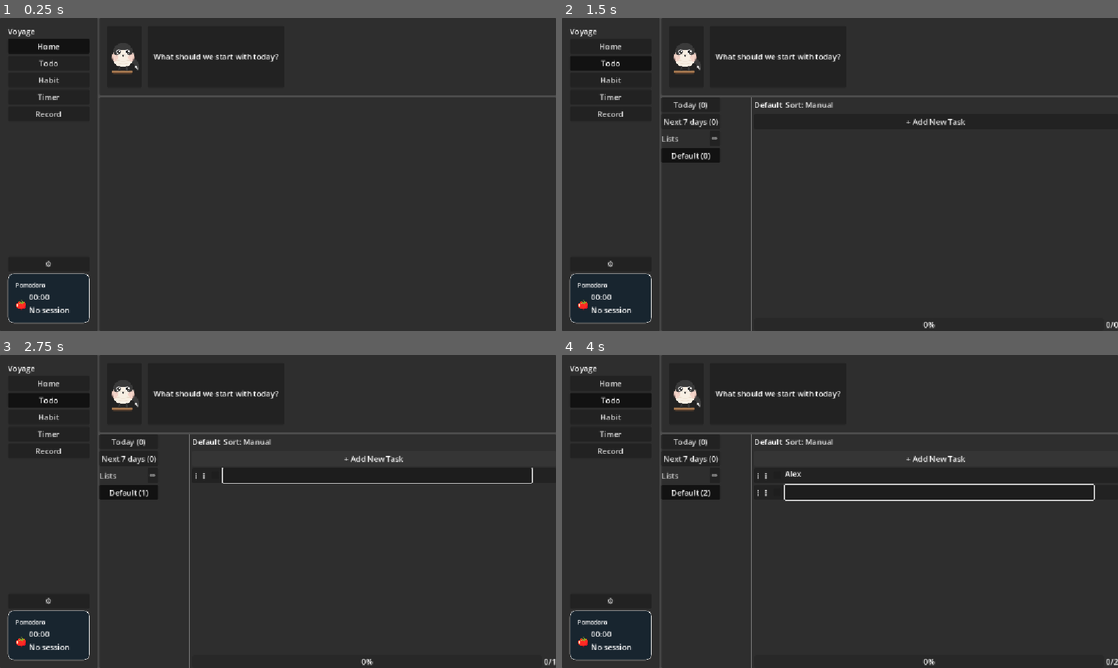
Above: before the commit, frames 1-4 (two rows, left to right).
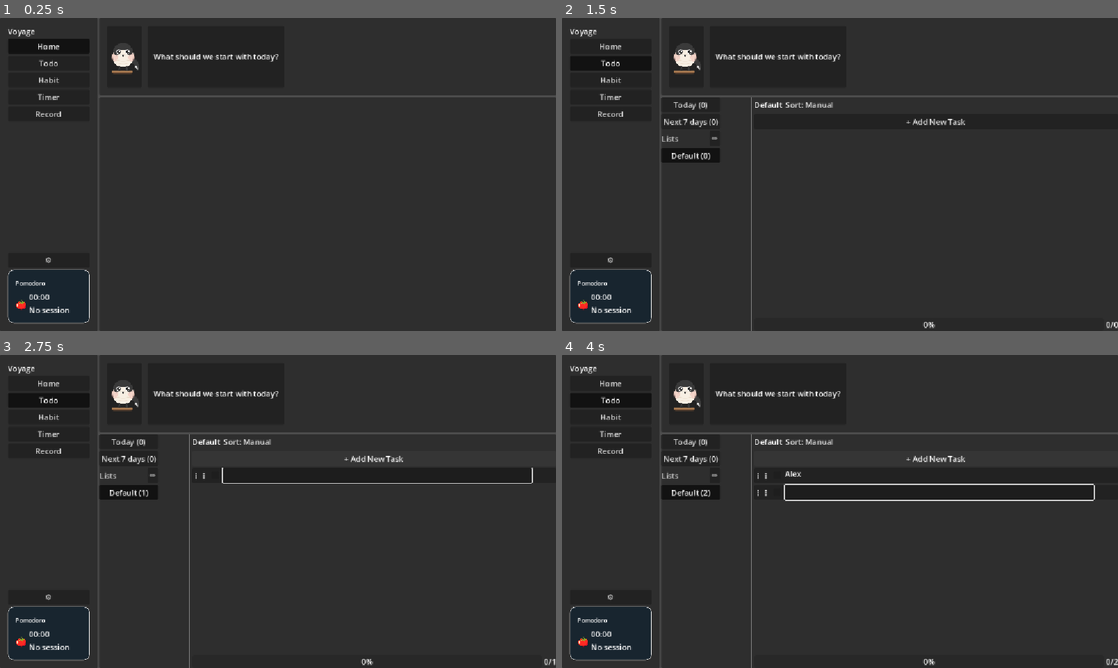
Above: after the commit, the same moments.

Repository: gee03143/voyager
Game: Godot game, scene res://scenes/MainShell.tscn
Same seed, same stepped clock (60 frames per second), same inputs: the game is played once before the commit and once after it. This scene is started directly instead of the project's main scene.
Inputs (mouse positions are in pixels of both pictures, inside the frame that each line leads up to):
- Up to frame 1 (0.25 s): no input
- Up to frame 2 (1.5 s): click "Home" at 0.5 s; click "Todo" at 1.25 s
- Up to frame 3 (2.75 s): click "+ Add New Task" at 2 s
- Up to frame 4 (4 s): click (940, 477) at 2.77 s; type "Alex" at 2.85 s; click "+ Add New Task" at 3.5 s

The runs differ from the first frame. In frame 1, 0.2% of the frame differs, in the area x 1-17%, y 76-87%; in frame 2, 0.2%; in frame 3, 0.2%; in frame 4, 0.2%.

Commit message:
미니 타이머 개선
* 미니 타이머로 최소화, 다시 윈도우로 원상복구 버튼 추가
* 미니 타이머가 마지막 모니터 인덱스를 기억해뒀다가 복구하도록 개선
* 화면 경계에 미니 타이머가 있을 경우 잘못된 모니터에 복구되는 문제 수정

Diff:
--- a/scenes/MainShell.tscn
+++ b/scenes/MainShell.tscn
@@ -80,10 +80,20 @@
 [node name="OuterVBox" type="VBoxContainer" parent="Sidebar/Margin/VBox/MiniTimer" unique_id=46813662]
 layout_mode = 2
 
-[node name="TitleLabel" type="Label" parent="Sidebar/Margin/VBox/MiniTimer/OuterVBox" unique_id=1165944317]
+[node name="Header" type="HBoxContainer" parent="Sidebar/Margin/VBox/MiniTimer/OuterVBox" unique_id=2016835925]
+layout_mode = 2
+
+[node name="TitleLabel" type="Label" parent="Sidebar/Margin/VBox/MiniTimer/OuterVBox/Header" unique_id=1165944317]
 layout_mode = 2
 theme_override_font_sizes/font_size = 12
 text = "CLOCK_POMO_TITLE"
+
+[node name="Togglebutton" type="Button" parent="Sidebar/Margin/VBox/MiniTimer/OuterVBox/Header" unique_id=547565071]
+layout_mode = 2
+size_flags_horizontal = 10
+size_flags_vertical = 4
+theme_override_font_sizes/font_size = 12
+text = "⇲"
 
 [node name="HBox" type="HBoxContainer" parent="Sidebar/Margin/VBox/MiniTimer/OuterVBox" unique_id=1808172107]
 layout_mode = 2
--- a/scripts/display/screen.gd
+++ b/scripts/display/screen.gd
@@ -39,8 +39,8 @@
 	DisplayServer.window_set_size(sz)
 	_center_window(sz)
 
-func _center_window(sz: Vector2i) -> void:
-	var idx := DisplayServer.window_get_current_screen()
+func _center_window(sz: Vector2i, screen_idx: int = -1) -> void:
+	var idx := screen_idx if screen_idx >= 0 else DisplayServer.window_get_current_screen()
 	var rect := DisplayServer.screen_get_usable_rect(idx)
 	DisplayServer.window_set_position(rect.position + (rect.size - sz) / 2)
 
@@ -53,26 +53,22 @@
 func enter_companion() -> void:
 	_pre_companion_window_mode = Save.settings.window_mode
 	_pre_content_scale_size = get_tree().root.content_scale_size
+	var current_screen := DisplayServer.window_get_current_screen()
 
 	DisplayServer.window_set_min_size(Vector2i(0, 0))
 	DisplayServer.window_set_mode(DisplayServer.WINDOW_MODE_WINDOWED)
 	DisplayServer.window_set_flag(DisplayServer.WINDOW_FLAG_ALWAYS_ON_TOP, true)
 	DisplayServer.window_set_flag(DisplayServer.WINDOW_FLAG_BORDERLESS, true)
-	DisplayServer.window_set_flag(DisplayServer.WINDOW_FLAG_TRANSPARENT, true)
-	get_window().transparent = true
-	RenderingServer.set_default_clear_color(Color(0, 0, 0, 0))
 	DisplayServer.window_set_size(COMPANION_SIZE)
 	get_tree().root.content_scale_size = COMPANION_SIZE
-	_restore_companion_position()
+	_restore_companion_position(current_screen)
 
 func exit_companion() -> void:
+	var mini_screen := DisplayServer.window_get_current_screen()
 	_save_companion_position()
 	DisplayServer.window_set_min_size(MAIN_MIN_SIZE)
 	apply_always_on_top()
 
-	get_window().transparent = false
-	RenderingServer.set_default_clear_color(Color(0.1, 0.1, 0.1, 1))
-	DisplayServer.window_set_flag(DisplayServer.WINDOW_FLAG_TRANSPARENT, false)
 	DisplayServer.window_set_flag(DisplayServer.WINDOW_FLAG_BORDERLESS, false)
 	get_tree().root.content_scale_size = _pre_content_scale_size
 
@@ -84,14 +80,13 @@
 		_:
 			DisplayServer.window_set_mode(DisplayServer.WINDOW_MODE_WINDOWED)
 			DisplayServer.window_set_size(Save.settings.window_size)
-			_center_window(Save.settings.window_size)
+			_center_window(Save.settings.window_size, mini_screen)
 	apply_always_on_top()
 
-func _restore_companion_position() -> void:
+func _restore_companion_position(screen_idx: int) -> void:
+	var rect := DisplayServer.screen_get_usable_rect(screen_idx)
 	var pos := Save.settings.companion_position
-	if pos == Vector2i(-1, -1):
-		var idx := DisplayServer.window_get_current_screen()
-		var rect := DisplayServer.screen_get_usable_rect(idx)
+	if pos == Vector2i(-1, -1) or not rect.has_point(pos):
 		pos = Vector2i(
 			rect.position.x + rect.size.x - COMPANION_SIZE.x - 20,
 			rect.position.y + rect.size.y - COMPANION_SIZE.y - 60
--- a/scripts/main_shell.gd
+++ b/scripts/main_shell.gd
@@ -4,8 +4,16 @@
 const HABIT_SCENE := preload("res://scenes/habittracker/HabitTrackerView.tscn")
 const TIMER_SCENE := preload("res://scenes/timer/TimerDashboard.tscn")
 
+const MINI_WIDGET_GROUP := "mini_widget"
+
 @onready var nav_list: VBoxContainer = $Sidebar/Margin/VBox/NavList
 @onready var content_area: PanelContainer = $MainColumn/BodyRow/ContentArea
+
+@onready var sidebar: PanelContainer = $Sidebar
+@onready var sidebar_vbox: VBoxContainer = $Sidebar/Margin/VBox
+@onready var main_column: VBoxContainer = $MainColumn
+@onready var mini_timer: PanelContainer = $Sidebar/Margin/VBox/MiniTimer
+@onready var mini_toggle_button: Button = $Sidebar/Margin/VBox/MiniTimer/OuterVBox/Header/Togglebutton
 
 const CONTENT_SCENES := {
 	1: TODO_SCENE,
@@ -15,11 +23,17 @@
 
 var _nav := ButtonGroupNav.new()
 var _content: Node = null
+var _mini_mode := false
+var _mini_dragging := false
+var _mini_drag_start_mouse := Vector2i.ZERO
+var _mini_drag_start_window := Vector2i.ZERO
+var _empty_style := StyleBoxEmpty.new()
 
 func _ready() -> void:
 	_nav.setup_from(nav_list, false)
 	_nav.selected.connect(_on_nav_selected)
 	_nav.select(0)
+	_init_mini_widget()
 
 func _on_nav_selected(index: int) -> void:
 	if _content != null:
@@ -34,3 +48,58 @@
 		_content.visible = true
 		if _content.has_method("on_shown"):
 			_content.on_shown()
+
+func _init_mini_widget() -> void:
+	mini_timer.add_to_group(MINI_WIDGET_GROUP)
+	mini_timer.gui_input.connect(_on_mini_timer_input)
+	mini_toggle_button.pressed.connect(_on_mini_toggle_pressed)
+	HoverReveal.setup(mini_timer, [mini_toggle_button])
+	Clock.pomodoro.session_completed.connect(_on_mini_session_completed)
+	Clock.timer.timer_finished.connect(_on_mini_session_completed)
+
+func _on_mini_toggle_pressed() -> void:
+	if _mini_mode:
+		_exit_mini_widget()
+	else:
+		_enter_mini_widget()
+
+func _on_mini_timer_input(event: InputEvent) -> void:
+	if event is InputEventMouseButton and event.button_index == MOUSE_BUTTON_LEFT:
+		if event.pressed:
+			_mini_drag_start_mouse = DisplayServer.mouse_get_position()
+			_mini_drag_start_window = DisplayServer.window_get_position()
+			_mini_dragging = _mini_mode
+		else:
+			_mini_dragging = false
+	elif event is InputEventMouseMotion and _mini_dragging:
+		var delta := DisplayServer.mouse_get_position() - _mini_drag_start_mouse
+		DisplayServer.window_set_position(_mini_drag_start_window + delta)
+
+func _set_sidebar_normal_visible(value: bool) -> void:
+	for child in sidebar_vbox.get_children():
+		if not child.is_in_group(MINI_WIDGET_GROUP):
+			child.visible = value
+
+func _enter_mini_widget() -> void:
+	_mini_mode = true
+	_set_sidebar_normal_visible(false)
+	main_column.visible = false
+	mini_toggle_button.text = "↩"
+	sidebar_vbox.alignment = BoxContainer.ALIGNMENT_CENTER
+	sidebar.size_flags_horizontal = Control.SIZE_EXPAND_FILL
+	sidebar.add_theme_stylebox_override("panel", _empty_style)
+	Screen.enter_companion()
+
+func _exit_mini_widget() -> void:
+	_mini_mode = false
+	Screen.exit_companion()
+	sidebar.size_flags_horizontal = Control.SIZE_FILL
+	sidebar_vbox.alignment = BoxContainer.ALIGNMENT_BEGIN
+	sidebar.remove_theme_stylebox_override("panel")
+	mini_toggle_button.text = "⇲"
+	main_column.visible = true
+	_set_sidebar_normal_visible(true)
+
+func _on_mini_session_completed() -> void:
+	if _mini_mode and Save.settings.auto_exit_companion:
+		_exit_mini_widget()
--- a/scripts/timer/mini_timer.gd
+++ b/scripts/timer/mini_timer.gd
@@ -1,6 +1,6 @@
 extends Control
 
-@onready var title_label: Label = $OuterVBox/TitleLabel
+@onready var title_label: Label = $OuterVBox/Header/TitleLabel
 @onready var icon_label: Label = $OuterVBox/HBox/Icon
 @onready var time_label: Label = $OuterVBox/HBox/VBox/TimeLabel
 @onready var status_label: Label = $OuterVBox/HBox/VBox/StatusLabel
Not shown, changed: docs/implementation.md
